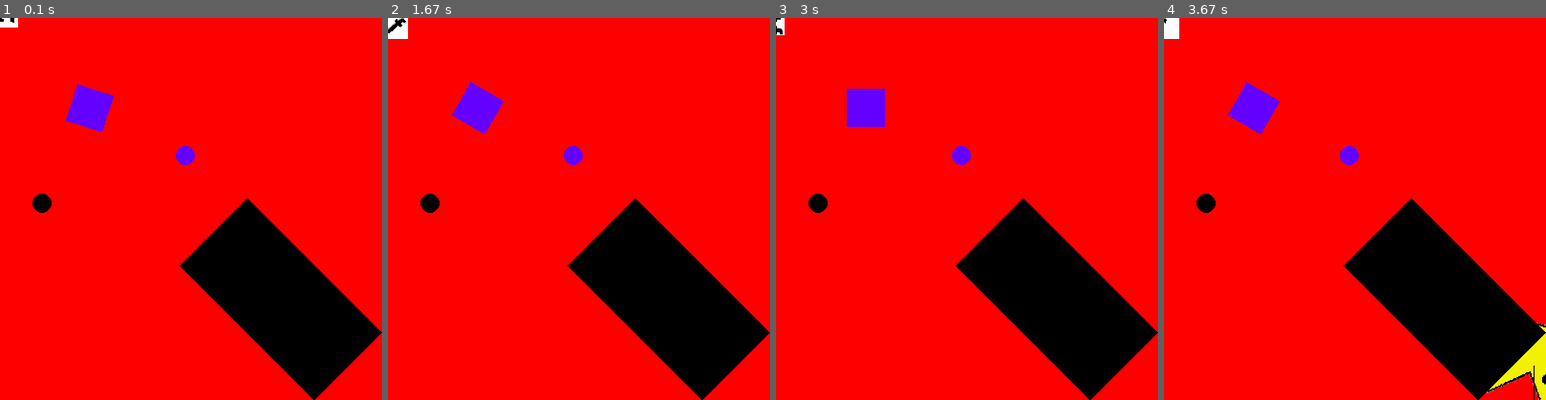
Above: before the commit, frames 1-4 (left to right).
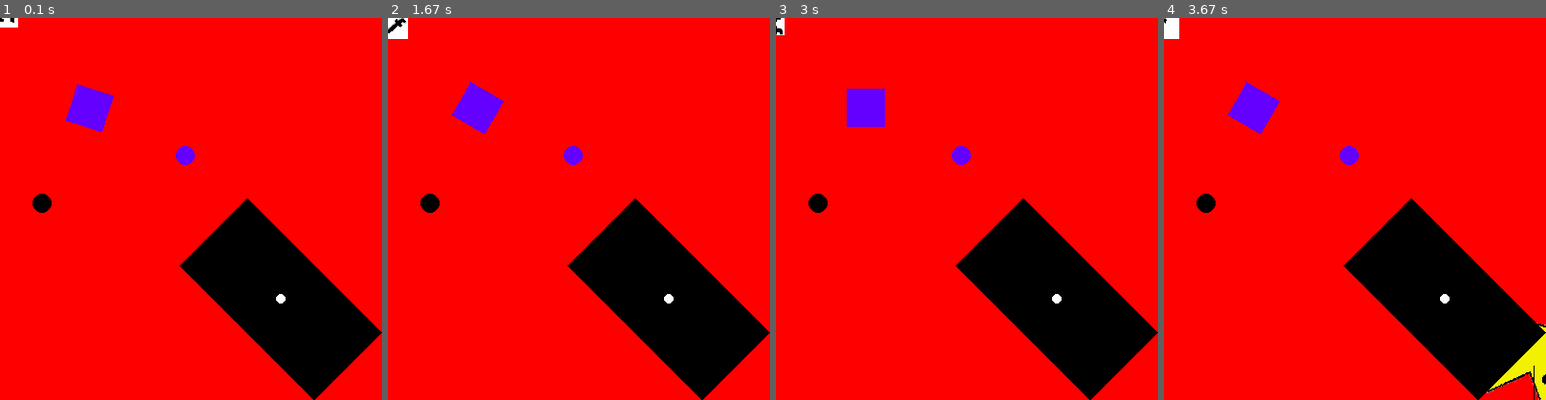
Above: after the commit, the same moments.

Repository: migouche/DojoGame
Game: pygame game, started from newfeaturestest.py
The game is run twice, just before and just after one commit, with the same random seed, the same clock (stepped at 60 frames per second) and the same inputs.
Inputs (mouse positions are % of the whole screen's width and height, from its top left):
- Up to frame 1 (0.1 s): no input
- Up to frame 2 (1.67 s): hold D 0.33-0.8 s; move the mouse to (46, 54) at 0.37 s; click (50, 57) at 0.88 s; hold W 1.17-1.47 s; click (26, 51) at 1.25 s; hold D from 1.5 s (still down); click (60, 72) at 1.58 s
- Up to frame 3 (3 s): release D at 1.97 s; hold A 2-2.53 s; click (19, 35) at 2.08 s; hold S 2.57-2.87 s; click (65, 15) at 2.65 s; hold A from 2.9 s (still down); click (87, 85) at 2.98 s
- Up to frame 4 (3.67 s): release A at 3.3 s; hold W from 3.33 s (still down); click (62, 59) at 3.42 s
The pictures show only the part of the screen within x 13-63%, y 13-63%; the shares and areas given below are measured in that part.

The runs differ from the first frame. In frame 1, less than 0.1% of the frame differs, in the area x 72-75%, y 72-75%; in frame 2, less than 0.1%; in frame 3, less than 0.1%; in frame 4, less than 0.1%.

Commit message:
Rigidbody rework
reworked code so position and rotation is managed through transform, reworked objects to have a base class. NOTE: should document how to inherit from __BaseObject

Diff:
--- a/newfeaturestest.py
+++ b/newfeaturestest.py
@@ -15,29 +15,33 @@
 print(Vector2.angleDeg(Vector2(0, 10), Vector2(1, 0)))
 
 square = Square(40, color=Colors.purple)
-square.rigidbody.position = Vector2(200, 200)
+square.transform.position = Vector2(200, 200)
 
 point2 = Circle(10)
-point2.rigidbody.position = Vector2(300, 250)
-point2.rigidbody.rotateAroundOrigin(90, square.rigidbody.position)
+point2.transform.position = Vector2(300, 250)
+point2.transform.rotateAroundOrigin(90, square.transform.position)
 
-point = Circle(10, color=Colors.purple)
-point.rigidbody.position = Vector2(300, 250)
+
+point = Circle(10, 4, color=Colors.purple)
+point.transform.position = Vector2(300, 250)
 
 rec = Rectangle(200, 100)
-rec.rigidbody.position = Vector2(400, 400)
-rec.rigidbody.angle = 45
+rec.transform.position = Vector2(400, 400)
+rec.transform.angle = 45
 
 
 player = Square(100)
 _dir = Vector2(0, -1)
 
+lastCircle = Circle(radius=5, color=Colors.white, position=rec.transform.position) #  should be and is in the middle
+
 #RealTime.setDT(1/20)
 while window.running:
+    print(square.rigidbody.mass)
     if Input.MouseButtonDown(1):
         _dir.y *= -1
     Lines.drawRay(Input.MousePosition(), _dir, 350)
-    square.rigidbody.rotate(3)
+    square.transform.rotate(3)
 
     if hit := Raycast.raycast(Input.MousePosition(), _dir, 350):
         Lines.drawRay(hit.point, hit.normal, 100)
--- a/pygamemig.py
+++ b/pygamemig.py
@@ -200,6 +200,34 @@
     Self = 2
 
 
+class Raycast:
+    @staticmethod
+    def raycast(start: Vector2, _dir: Union[float, Vector2], length: float = None):
+        pos = start
+        step = 0
+        while (length is None or Vector2.distance(pos, start) < length) and (  # checks for length and for inside screen
+                0 < pos.x < pygame.display.get_window_size()[0] and
+                0 < pos.y < pygame.display.get_window_size()[1]):
+            pos = start + _dir * step
+
+            for obj in lambdas:
+                if hasattr(obj, 'collider') and obj.collider.hitInsideCollider(pos):
+                    return obj.collider.hitInsideCollider(pos)
+            step += 1
+        return RaycastHit(False)
+
+
+class RaycastHit:
+    def __init__(self, collide: bool, point: Vector2 = None, normal: Vector2 = None, dist: float = None):
+        self.collide = collide
+        self.point = point
+        self.normal = normal
+        self.distance = dist
+
+    def __bool__(self):
+        return self.collide
+
+
 class Action:
     def __init__(self, dSpeed: Vector2 = Vector2.zero(), dAngle: float = 0):
         self.dSpeed = dSpeed
@@ -210,35 +238,22 @@
 
 
 class Rigidbody:
-    def __init__(self, mass: float, pos: Vector2 = Vector2.zero(), angle: float = 0):
+    def __init__(self, mass: float):
         self.totalAction = Action()
-        self.position = pos
-        self.angle = angle
+        # self.position = pos
+        # self.angle = angle
         self.velocity = Vector2.zero()
         self.angularVelocity = 0
         self.mass = mass
         self.kinematic = False
         self.useGravity = False  # May use it later, may not
 
-    def translate(self, pos: Vector2):
-        self.position += pos
-
-    def rotate(self, angle: float):
-        self.angle += angle
-
-    def rotateAroundOrigin(self, angle: float, origin: Vector2):
-        s = math.sin(angle * Mathf.Deg2Rad)
-        c = math.cos(angle * Mathf.Deg2Rad)
-
-        point = self.position - origin
-
-        self.position = Vector2(point.x * c - point.y * s + origin.x, point.x * s + point.y * c + origin.y)
-
     def addForceAtPosition(self, force: Vector2, position: Vector2,
                            mode: ForceMode = ForceMode.Force,
                            space: Space = Space.World):
 
-        posRel = position if space == Space.Self else position - self.position if space == Space.World else None
+        posRel = position if space == Space.Self else \
+            position - self.object.transform.position if space == Space.World else None
 
         if posRel is None:
             raise TypeError("Wrong Space given")
@@ -255,59 +270,40 @@
             raise TypeError("Wrong ForceMode given")
 
     def addForce(self, force: Vector2, mode: ForceMode = ForceMode.Force):
-        self.addForceAtPosition(force, self.position, mode)
+        self.addForceAtPosition(force, self.object.transform.position, mode)
 
     def updateAction(self):
         self.velocity += self.totalAction.dSpeed
         self.angularVelocity += self.totalAction.dAngle
 
-        self.position += self.velocity * RealTime.deltaTime
-        self.angle += self.angularVelocity * RealTime.deltaTime
+        self.object.transform.position += self.velocity * RealTime.deltaTime
+        self.object.transform.angle += self.angularVelocity * RealTime.deltaTime
 
         self.totalAction = Action()
 
 
-class Circle:
-    def __init__(self, radius: int, outline: int = 0, color: Color = Colors.black):
-        self.rigidbody = Rigidbody(1)
+class __BaseObject:
+    def __init__(self, _lambda, mass: float, position: Vector2, rotation: float, collider: type, color: Color,
+                 *args, **kwargs):  # args contains parameters to pass to the collider __init__()
+        for kwarg in kwargs.items():  # kwargs contains all attributes that need to be added to the object
+            setattr(self, kwarg[0], kwarg[1])
+        self.color = color
+        self.rigidbody = Rigidbody(mass)
+        self.transform = Transform(position, rotation, Vector2.zero())
         self.rigidbody.object = self
-        self.radius = radius
-        self.outline = outline
-        self.color = color
-        self.collider = CircleCollider(self)
-        lambdas.update(
-            {self.rigidbody: lambda screen, rb: pygame.draw.circle(screen,
-                                                                   rb.object.color.toTuple(),
-                                                                   (rb.position.x, rb.position.y),
-                                                                   rb.object.radius, rb.object.outline)})
-
-
-class Raycast:
-    @staticmethod
-    def raycast(start: Vector2, _dir: Union[float, Vector2], length: float = None):
-        pos = start
-        step = 0
-        while (length is None or Vector2.distance(pos, start) < length) and (  # checks for length and for inside screen
-                0 < pos.x < pygame.display.get_window_size()[0] and
-                0 < pos.y < pygame.display.get_window_size()[1]):
-            pos = start + _dir * step
-
-            for rb in lambdas:
-                if hasattr(rb.object, 'collider') and rb.object.collider.hitInsideCollider(pos):
-                    return rb.object.collider.hitInsideCollider(pos)
-            step += 1
-        return RaycastHit(False)
-
-
-class RaycastHit:
-    def __init__(self, collide: bool, point: Vector2 = None, normal: Vector2 = None, dist: float = None):
-        self.collide = collide
-        self.point = point
-        self.normal = normal
-        self.distance = dist
-
-    def __bool__(self):
-        return self.collide
+        self.collider = collider(*args)
+        lambdas.update({self: _lambda})
+
+
+class Circle(__BaseObject):
+    def __init__(self, radius: int, mass: float = 1, outline: int = 0, color: Color = Colors.black,
+                 position: Vector2 = Vector2.zero(), rotation: float = 0):
+        super().__init__(lambda screen, obj: pygame.draw.circle(screen,
+                                                                obj.color.toTuple(),
+                                                                obj.transform.position.toTuple(),
+                                                                obj.radius, obj.outline),
+                         mass, position, rotation, CircleCollider, color, self, radius=radius,
+                         outline=outline)
 
 
 class CircleCollider:
@@ -315,23 +311,21 @@
         self.circle = circle
 
     def hitInsideCollider(self, point: Vector2):
-        if Vector2.distance(self.circle.rigidbody.position, point) <= self.circle.radius:
-            n = (point - self.circle.rigidbody.position).normalized()
-            return RaycastHit(True, self.circle.rigidbody.position + n * self.circle.radius, n,
-                              Vector2.distance(self.circle.rigidbody.position, point))
+        if Vector2.distance(self.circle.transform.position, point) <= self.circle.radius:
+            n = (point - self.circle.transform.position).normalized()
+            return RaycastHit(True, self.circle.transform.position + n * self.circle.radius, n,
+                              Vector2.distance(self.circle.transform.position, point))
         else:
             return RaycastHit(False)
 
 
-class Rectangle:
-    def __init__(self, w: int, h: int, color: Color = Colors.black):
-        self.rigidbody = Rigidbody(1)
-        self.width = w
-        self.height = h
-        self.color = color
-        self.rigidbody.object = self
-        self.collider = RectangleCollider(self)
-        lambdas.update({self.rigidbody: lambda screen, rb: rb.object.draw(screen)})
+class Rectangle(__BaseObject):
+    def __init__(self, w: int, h: int, mass: float = 1, color: Color = Colors.black,
+                 position: Vector2 = Vector2.zero(), rotation: float = 0):
+        super().__init__(lambda screen, obj: obj.draw(screen), mass, position, rotation,
+                         RectangleCollider,
+                         color,
+                         self, width=w, height=h)
 
     def draw(self, screen):  # doing this cause of not multi-line lambdas :v
         colorkey = Colors.white if self.color == Colors.black else Colors.black
@@ -344,9 +338,9 @@
         imgcopy = initSquare.copy()
         imgcopy.set_colorkey(colorkey.toTuple())
         rect = imgcopy.get_rect()
-        rect.center = (self.rigidbody.position.x, self.rigidbody.position.y)
+        rect.center = self.transform.position.toTuple()
         old_center = rect.center
-        rotSquare = pygame.transform.rotate(initSquare, -self.rigidbody.angle)
+        rotSquare = pygame.transform.rotate(initSquare, -self.transform.angle)
         rect = rotSquare.get_rect()
         rect.center = old_center
         screen.blit(rotSquare, rect)
@@ -359,13 +353,13 @@
     def hitInsideCollider(self, point: Vector2):  # approximation with starting circle
 
         diagonal = math.sqrt(((self.rectangle.width / 2) ** 2) + ((self.rectangle.height / 2) ** 2))
-        if Vector2.distance(self.rectangle.rigidbody.position, point) < diagonal:
-            rb = Rigidbody(1, point)
-
-            rb.rotateAroundOrigin(-self.rectangle.rigidbody.angle, self.rectangle.rigidbody.position)
-
-            p = rb.position
-            pos = self.rectangle.rigidbody.position
+        if Vector2.distance(self.rectangle.transform.position, point) < diagonal:
+            t = Transform(pos=point)
+
+            t.rotateAroundOrigin(-self.rectangle.transform.angle, self.rectangle.transform.position)
+
+            p = t.position
+            pos = self.rectangle.transform.position
 
             # rectangle is horizontal: check for sides:
 
@@ -386,14 +380,14 @@
                     normal = Vector2(1, 0)
                 else:
                     return RaycastHit(False)
-                vec = Vector2.fromAngleDeg(Vector2.angleDeg(Vector2(1, 0), normal) + self.rectangle.rigidbody.angle)
+                vec = Vector2.fromAngleDeg(Vector2.angleDeg(Vector2(1, 0), normal) + self.rectangle.transform.angle)
                 return RaycastHit(True, point, vec.normalized())
             return RaycastHit(False)
 
 
 class Square(Rectangle):
-    def __init__(self, side: int, color: Color = Colors.black):
-        super().__init__(side, side, color)
+    def __init__(self, side: int, mass: float = 1, color: Color = Colors.black):
+        super().__init__(side, side, mass, color)
 
 
 class Lines:
@@ -408,7 +402,7 @@
 
 
 class Transform:
-    def __init__(self, pos, angle, scale):
+    def __init__(self, pos: Vector2 = Vector2.zero(), angle: float = 0, scale: Vector2 = Vector2.zero()):
         self.position = pos
         self.angle = angle
         self.scale = scale
@@ -429,6 +423,14 @@
 
     def rotate(self, angle):
         self.angle = (self.angle + angle) % 360
+
+    def rotateAroundOrigin(self, angle: float, origin: Vector2):
+        s = math.sin(angle * Mathf.Deg2Rad)
+        c = math.cos(angle * Mathf.Deg2Rad)
+
+        point = self.position - origin
+
+        self.position = Vector2(point.x * c - point.y * s + origin.x, point.x * s + point.y * c + origin.y)
 
     def Update(self):
         self.object.offset = self.scale / 2
@@ -569,9 +571,9 @@
                                  (int(obj.transform.position.x) - int(size[0] / 2),
                                   int(obj.transform.position.y) - int(size[1] / 2)))
 
-            for rb in lambdas:
-                if type(rb) is Rigidbody:
-                    rb.updateAction()
+            for obj in lambdas:
+                if hasattr(obj, "rigidbody"):
+                    obj.rigidbody.updateAction()
 
             for key in lambdas:
                 lambdas[key](self.screen, key)
